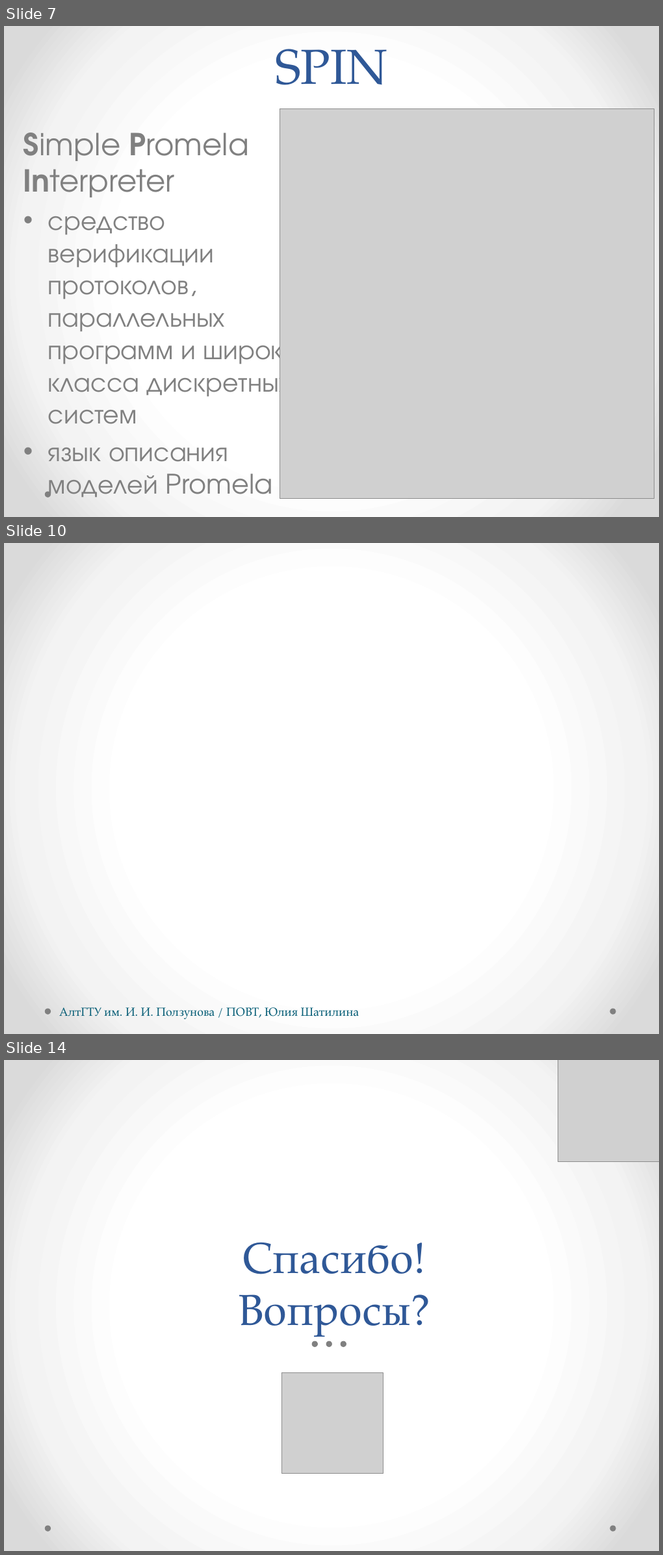
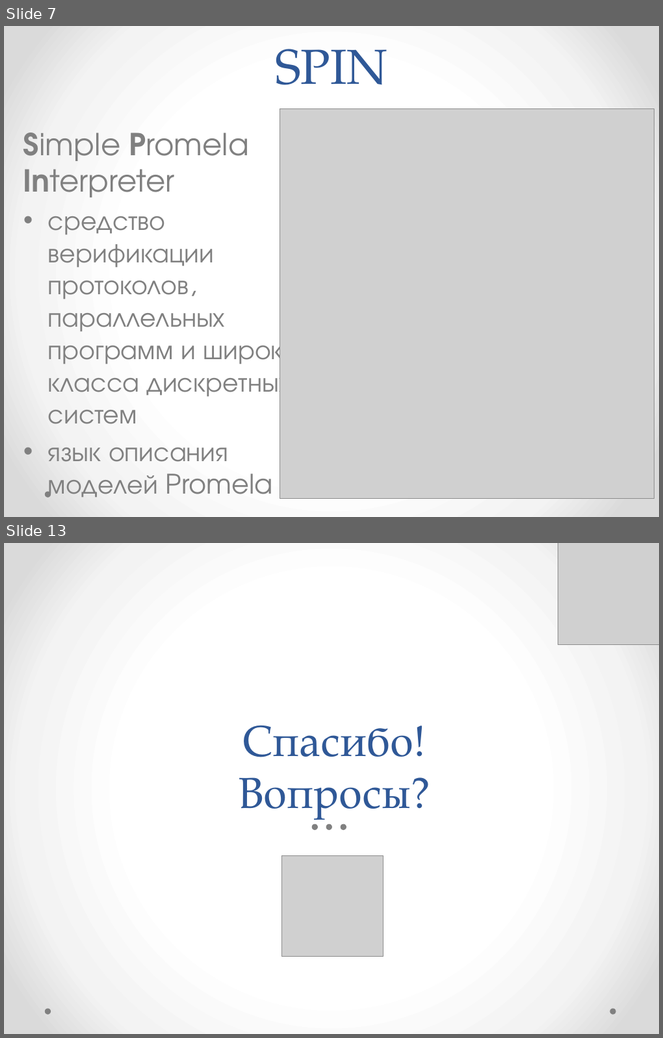
Before and after one commit to hisohito/proto-doc, a slide deck: shatilina.pptx. Shown one above the other, each under a label of ours: slides 7, 10 and 14 before the commit, slides 7 and 13 after it; the slides between them are not shown. The pictures are 663x1555 and 663x1038 pixels, drawn with LibreOffice and Linux fonts; fonts in the diff are those of the drawing; grey boxes stand for pictures. Boxes give left, top, right and bottom in pixels: in the first picture for what was removed or moved away, otherwise in the second. Text is boxed around its words. In the diff, an @@ line names an element or a change of style, - is before the commit and + after.

```diff
--- a/shatilina.pptx
+++ b/shatilina.pptx
@@ slide 10 removed at [4,543,659,1034], background gradient #FFFFFF to #F4F4F4 to #DADADA; not listed: 2 template elements that a slide beside it also shows @@
@@ text removed at [59,1008,359,1019] @@
-АлтГТУ им. И. И. Ползунова / ПОВТ, Юлия Шатилина
@@ what was slide 14 is now slide 13 @@
```
Also in this commit, not shown: 5 slides changed, 6 other files.
